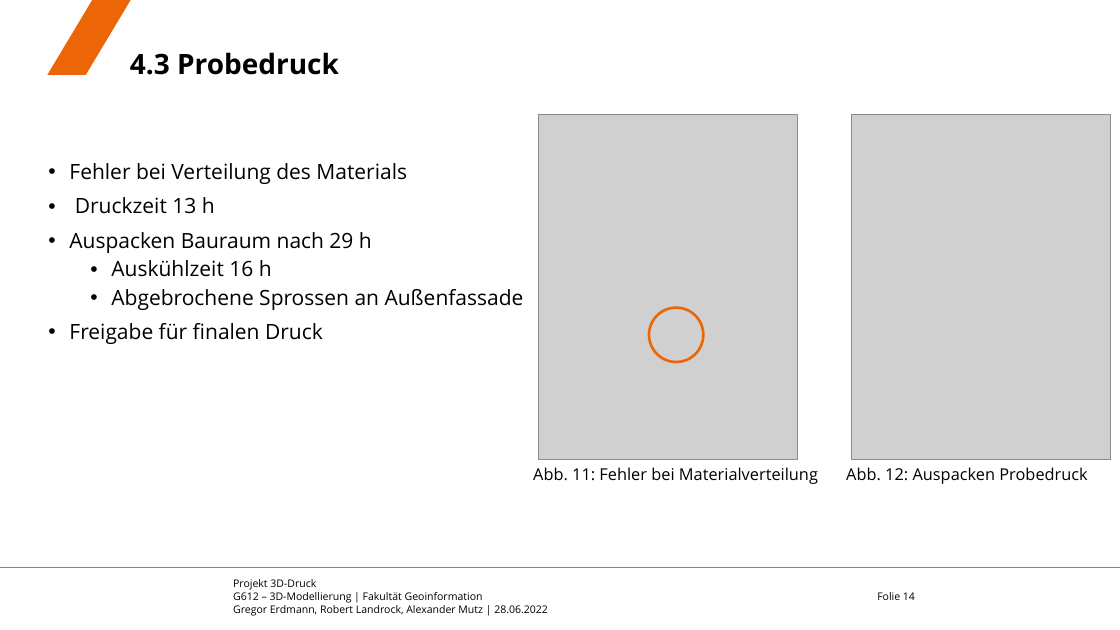
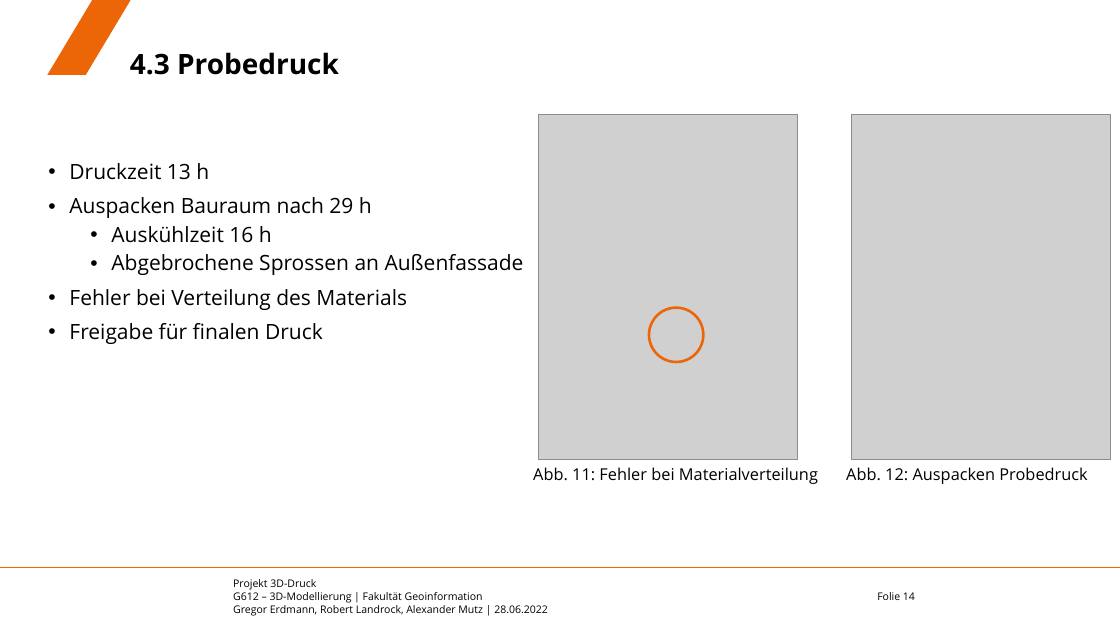
Before and after one commit to eamutz/LGS_print, a slide deck: slide 14 of Endvortrag.pptx. Drawn at 1120x630 pixels with LibreOffice and Linux fonts; fonts in the diff are those of the drawing; grey boxes stand for pictures; background and template pictures are left out. Boxes give left, top, right and bottom in pixels: in the first picture for what was removed or moved away, otherwise in the second. Text is boxed around its words. In the diff, an @@ line names an element or a change of style, - is before the commit and + after.

```diff
--- a/Endvortrag.pptx
+++ b/Endvortrag.pptx
@@ text at (x1=69, y1=163, x2=407, y2=184): paragraph removed @@
-• Fehler bei Verteilung des Materials
@@ text at (x1=69, y1=289, x2=407, y2=310): paragraph added @@
+• Fehler bei Verteilung des Materials
```
Also in this commit, not shown: 4 other slides changed.
